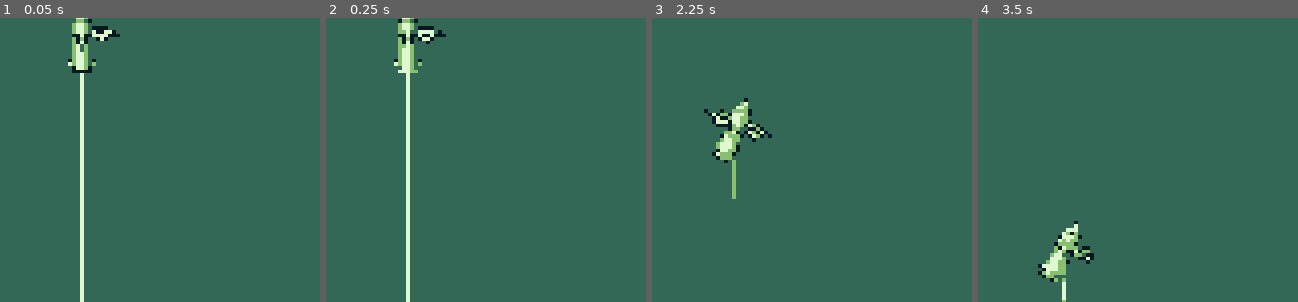
Above: before the commit, frames 1-4 (left to right).
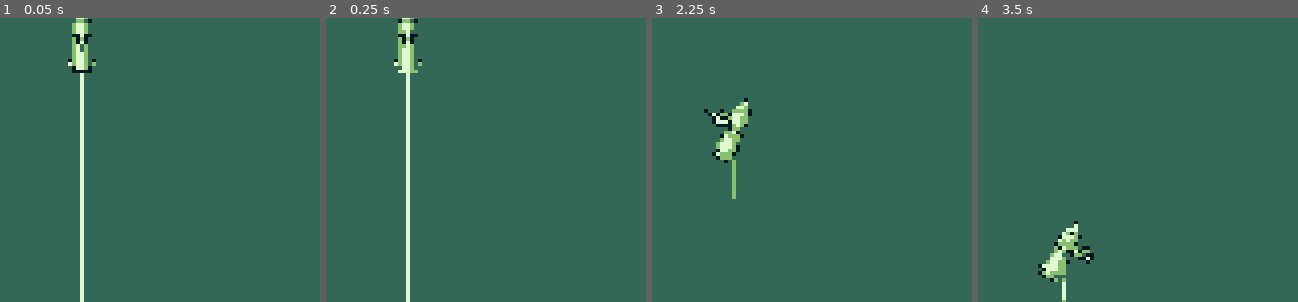
Above: after the commit, the same moments.

Repository: KMatiks/astrolad-landing
Game: Godot game, scene res://scenes/main.tscn
Same seed, same stepped clock (60 frames per second), same inputs: the game is played once before the commit and once after it.
Inputs:
- Up to frame 1 (0.05 s): no input
- Up to frame 2 (0.25 s): no input
- Up to frame 3 (2.25 s): hold Right (ui_right) 0.53-2.03 s; tap Up (ui_up) at 0.77, 1.52 s; hold Left (ui_left) from 2.03 s (still down)
- Up to frame 4 (3.5 s): release Left (ui_left) at 2.78 s; hold Right (ui_right) from 2.78 s (still down); tap Up (ui_up) at 3.02 s
The pictures show only the part of the screen within x 0-50%, y 3-53%; the shares and areas given below are measured in that part.

The runs differ from the first frame. In frame 1, 0.3% of the frame differs, in the area x 28-38%, y 2-9%; in frame 2, 0.3%, in the area x 28-38%, y 2-10%; in frame 3, 0.3%; in frame 4, nothing differs.

Commit message:
Fix bug with right thruster not disappearing

Diff:
--- a/scenes/rocket.tscn
+++ b/scenes/rocket.tscn
@@ -101,20 +101,20 @@
 z_index = -1
 position = Vector2(1, 34)
 sprite_frames = SubResource("SpriteFrames_lrdf6")
-frame_progress = 0.503484
+frame_progress = 0.827718
 
 [node name="Right Thruster" type="AnimatedSprite2D" parent="Sprite2D/Thrusters"]
 z_index = -1
 position = Vector2(13, -2)
 sprite_frames = SubResource("SpriteFrames_k6xwr")
-frame_progress = 0.70083
+frame_progress = 0.0250644
 
 [node name="Left Thruster" type="AnimatedSprite2D" parent="Sprite2D/Thrusters"]
 z_index = -1
 position = Vector2(-12, -2)
 scale = Vector2(-1, 1)
 sprite_frames = SubResource("SpriteFrames_vxinu")
-frame_progress = 0.765614
+frame_progress = 0.08985
 
 [node name="CollisionPolygon2D" type="CollisionPolygon2D" parent="."]
 use_parent_material = true
--- a/scripts/thrusters.gd
+++ b/scripts/thrusters.gd
@@ -25,10 +25,8 @@
 
 
 func _on_rocket_right_thruster_active():
-	print("active")
 	right_thruster.visible = true
 
 
 func _on_rocket_right_thruster_inactive():
-	print("inactive")
-	left_thruster.visible = false
+	right_thruster.visible = false
